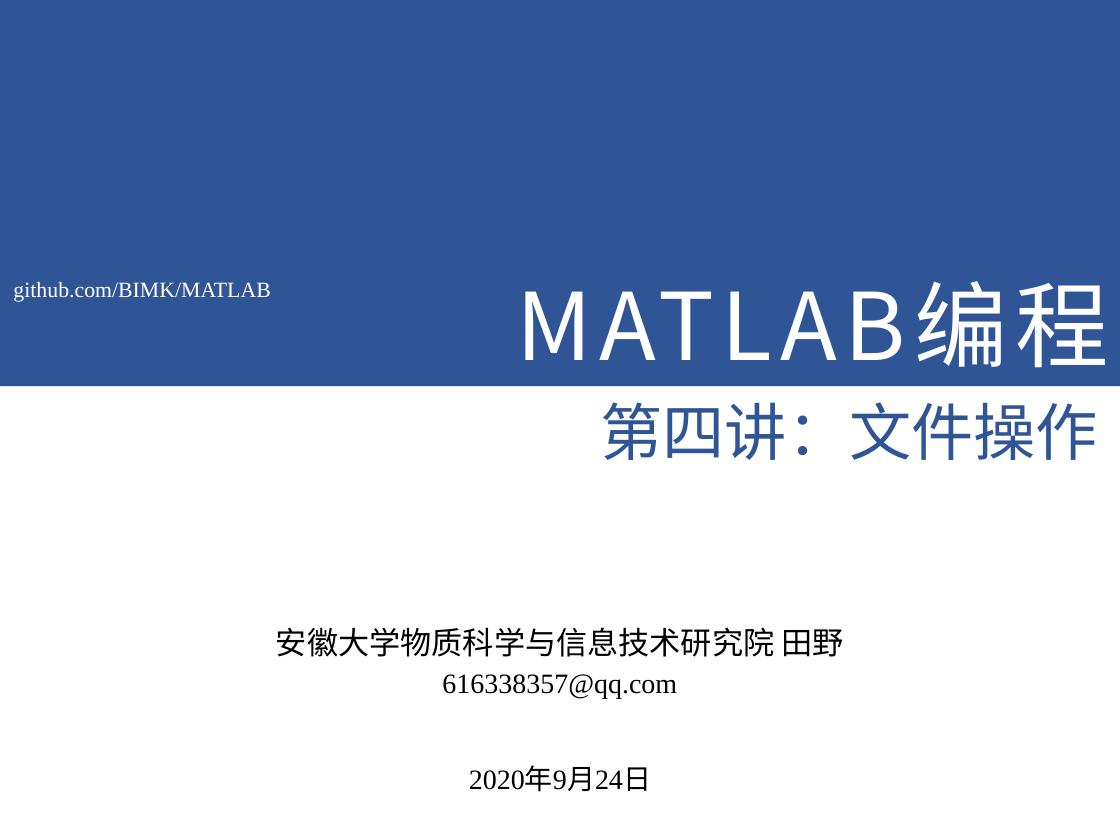
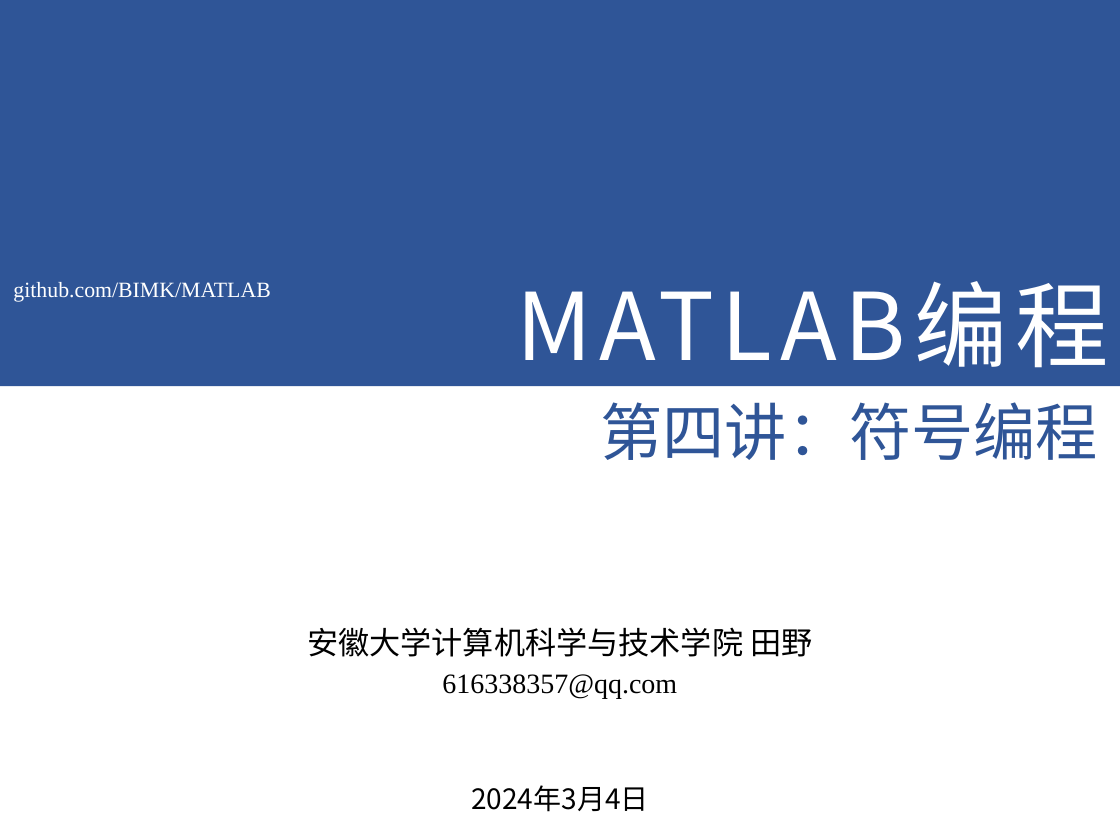
Before and after one commit to BIMK/MATLAB, a slide deck: slide 1 of slides/第4讲.pptx. Drawn at 1120x840 pixels with LibreOffice and Linux fonts; fonts in the diff are those of the drawing; background and template pictures are left out. Boxes give left, top, right and bottom in pixels: in the first picture for what was removed or moved away, otherwise in the second. Text is boxed around its words. In the diff, an @@ line names an element or a change of style, - is before the commit and + after.

```diff
--- a/slides/第4讲.pptx
+++ b/slides/第4讲.pptx
@@ text at <box>601,402,1098,460</box>: text changed @@
-第四讲：文件操作
+第四讲：符号编程
@@ text at <box>307,627,812,657</box>: text changed @@
-安徽大学物质科学与信息技术研究院 田野
+安徽大学计算机科学与技术学院 田野
@@ text removed at <box>469,768,651,792</box> @@
-2020年9月24日
@@ text added at <box>471,785,648,812</box>, 18 pt, text #000000 @@
+2024年3月4日
```
Also in this commit, not shown: 1 other slide changed, 20 slides added, 29 slides removed, 7 other files.
